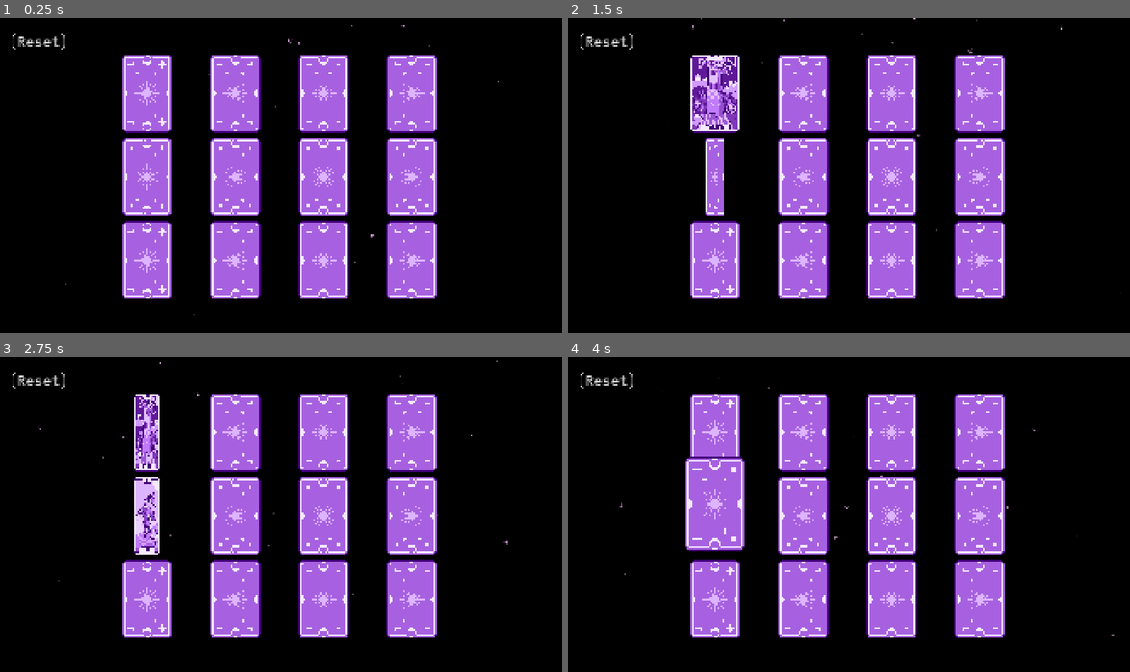
Above: before the commit, frames 1-4 (two rows, left to right).
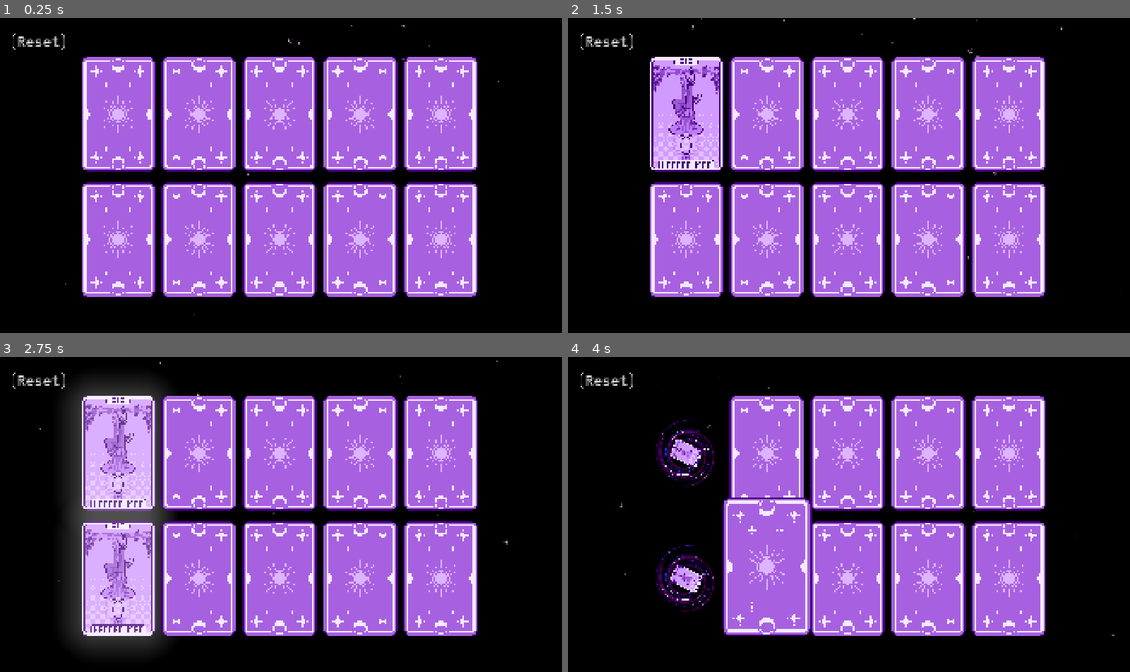
Above: after the commit, the same moments.

Repository: Raisinaut/summer-slow-jam-2026
Game: Godot game, scene res://gameplay/levels/level.tscn
Same seed, same stepped clock (60 frames per second), same inputs: the game is played once before the commit and once after it.
Inputs (mouse positions are in pixels of both pictures, inside the frame that each line leads up to):
- Up to frame 1 (0.25 s): no input
- Up to frame 2 (1.5 s): click (714, 93) at 0.52 s; click (714, 175) at 1.27 s
- Up to frame 3 (2.75 s): click (118, 577) at 2.02 s
- Up to frame 4 (4 s): move the mouse to (972, 498) at 2.77 s; move the mouse to (736, 530) at 3.52 s

The runs differ from the first frame. In frame 1, 39% of the frame differs, in the area x 14-85%, y 11-90%; in frame 2, 40%; in frame 3, 45%, in the area x 11-85%, y 7-94%; in frame 4, 37%.

Commit message:
Added Android export template + Default variant count to max unless overidden

Diff:
--- a/automatic_card_swap_idea/godot/gameplay/card_grid/card_grid.gd
+++ b/automatic_card_swap_idea/godot/gameplay/card_grid/card_grid.gd
@@ -3,7 +3,7 @@
 extends ReferenceRect
 
 signal attempted_match(correct : bool)
-signal finished_match_animation(correct : bool)
+#signal finished_match_animation(correct : bool)
 
 @export_range(0, 1, 1, "or_greater") var columns : int = 4 :
 	set(val): columns = val; check_grid_validity()
@@ -12,10 +12,11 @@
 @export var spacing : int = 20
 @export var card_scene : PackedScene
 @export var card_textures : Array[Texture]
-@export var variant_count : int = 4 # must be less than half of the grid size
+@export_range(0, 1, 1, "or_greater") var variant_count_override : int = 0
 
 @onready var cards: Node2D = %Cards
 
+var variant_count : int = 0
 var active_cards : Array[Card] = []
 var data_variants : Array[CardData] = []
 var deck : Array[CardData] = []
@@ -27,12 +28,21 @@
 func _ready() -> void:
 	if Engine.is_editor_hint():
 		return
+	initialize_variant_count()
 	generate_data_variants()
 	generate_deck()
 	populate()
 
 
 ## SETUP -----------------------------------------------------------------------
+func initialize_variant_count() -> void:
+	# Default to maximum variants
+	var max_variants = round(max_item_count() / 2.0)
+	variant_count = max_variants
+	# Allow override to anything lower than max
+	if variant_count_override in range(1, max_variants):
+		variant_count = variant_count_override
+
 func generate_data_variants() -> void:
 	card_textures.shuffle()
 	if variant_count > card_textures.size():
@@ -45,7 +55,7 @@
 
 func generate_deck() -> void:
 	check_grid_validity()
-	var pair_count : int = round(grid_item_max() / 2.0)
+	var pair_count : int = round(max_item_count() / 2.0)
 	var data_variants_copy = data_variants.duplicate(true)
 	for i in pair_count:
 		if data_variants_copy.is_empty():
@@ -55,7 +65,6 @@
 		# create a pair
 		deck.append(data)
 		deck.append(data)
-
 
 func populate() -> void:
 	var card_spacing = Vector2.ONE * spacing
@@ -175,8 +184,10 @@
 
 # CHECKS -----------------------------------------------------------------------
 func check_grid_validity() -> void:
-	if grid_item_max() % 2 != 0:
+	if not is_node_ready():
+		await ready
+	if max_item_count() % 2 != 0:
 		push_warning("Grid should have an even number of items.")
 
-func grid_item_max() -> int:
+func max_item_count() -> int:
 	return columns * rows
--- a/automatic_card_swap_idea/godot/gameplay/levels/level.tscn
+++ b/automatic_card_swap_idea/godot/gameplay/levels/level.tscn
@@ -73,10 +73,12 @@
 
 [node name="CardGrid" parent="." unique_id=1332015568 instance=ExtResource("1_awt3i")]
 unique_name_in_owner = true
-offset_left = 360.0
+offset_left = 274.0
 offset_top = 114.0
-offset_right = 1560.0
+offset_right = 1646.0
 offset_bottom = 966.0
+columns = 5
+rows = 2
 
 [node name="DebugOverlay" type="CanvasLayer" parent="." unique_id=1323865656]
 script = ExtResource("4_qe303")
--- a/automatic_card_swap_idea/godot/project.godot
+++ b/automatic_card_swap_idea/godot/project.godot
@@ -30,3 +30,4 @@
 rendering_device/driver.windows="d3d12"
 renderer/rendering_method="gl_compatibility"
 renderer/rendering_method.mobile="gl_compatibility"
+textures/vram_compression/import_etc2_astc=true
Not shown, changed: automatic_card_swap_idea/godot/export_presets.cfg
Not shown, added: .gitignore
